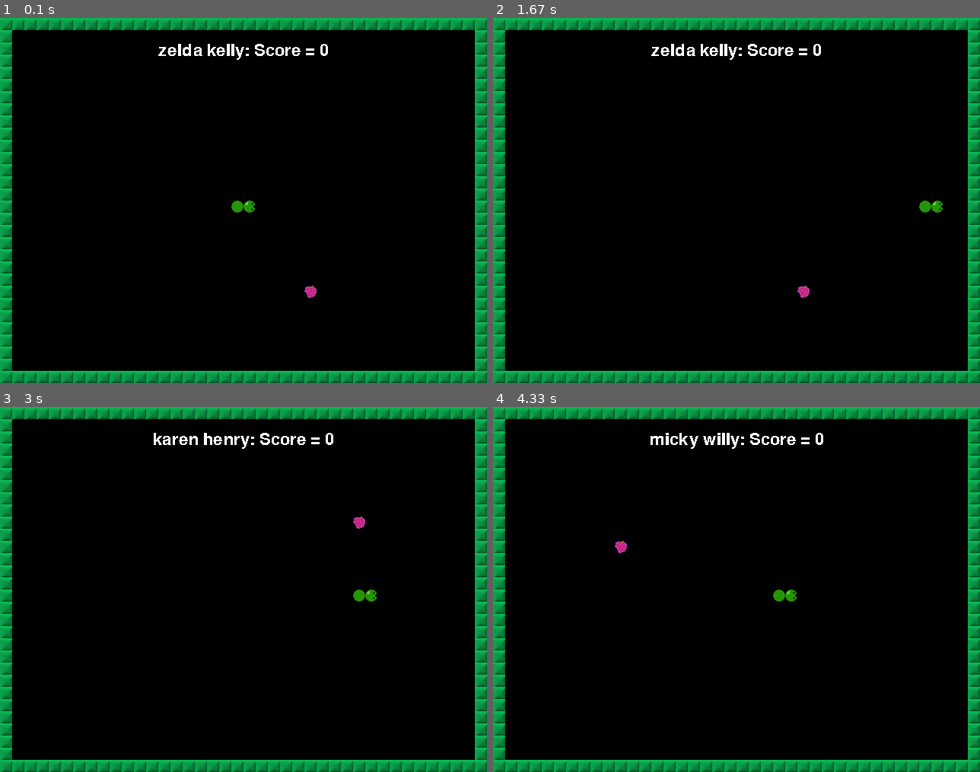
Above: before the commit, frames 1-4 (two rows, left to right).
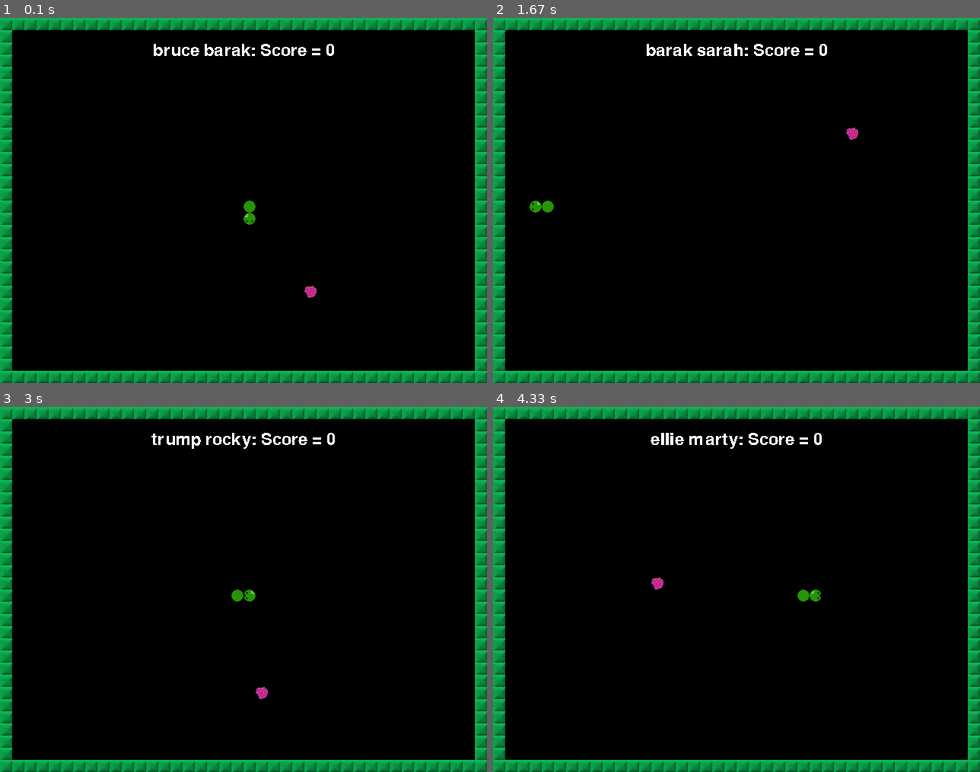
Above: after the commit, the same moments.

Repository: kmarsh729/PythonGamePlayground
Game: pygame game, started from PyGame/Snake/ai_snake.py
Same seed, same stepped clock (60 frames per second), same inputs: the game is played once before the commit and once after it.
Inputs:
- Up to frame 1 (0.1 s): no input
- Up to frame 2 (1.67 s): no input
- Up to frame 3 (3 s): no input
- Up to frame 4 (4.33 s): no input

The runs differ from the first frame. In frame 1, 0.7% of the frame differs, in the area x 31-69%, y 7-57%; in frame 2, 1.0%, in the area x 7-93%, y 7-77%; in frame 3, 0.8%; in frame 4, 0.8%.

Commit message:
Initial GA implemented.

Diff:
--- a/PyGame/Snake/ai_snake.py
+++ b/PyGame/Snake/ai_snake.py
@@ -12,7 +12,7 @@
 gameSurface = pygame.display.set_mode((640, 480))
 font = pygame.font.Font(None, 32)
 currentGeneration = 0
-popSize = 5
+popSize = 1000
 currentPopulation = -1
 
 
@@ -46,10 +46,11 @@
             new_name += name1[i]
         else:
             new_name += name2[i]
+    return new_name
 
 
 class SnakeNN:
-    def __init__(self, weights=[], name='satan'):
+    def __init__(self, weights=[], name = 'satan'):
         self.name = name
         self.num_inputs_nodes = 9
         self.num_hidden_nodes = 12
@@ -118,6 +119,23 @@
         else:
             return [1 - head_y / 30, head_x / 40, 1 - head_x / 40, body_d / 30, body_l / 40, body_r / 40, food_d / 30,
                     food_l / 40, food_r / 40]
+
+def mateSnakes(snake1,snake2, mutationRate):
+    weights1 = snake1.weights
+    weights2 = snake2.weights
+    new_weights = []
+
+    for i in range(min(len(weights1),len(weights2))):
+        if(np.random.rand() < mutationRate):
+            new_weights.append(np.random.rand())
+        else:
+            if(np.random.rand() < 0.5):
+                new_weights.append(weights1[i])
+            else:
+                new_weights.append(weights2[i])
+
+    return SnakeNN(weights = new_weights, name = mutateNames(snake1.name,snake2.name))
+
 ##########################
 # Data Container Classes #
 ##########################
@@ -133,14 +151,13 @@
         self.lives = 1
         self.isDead = False
         self.blocks = []
-        self.tick = 100
-        self.speed = 100
+        self.tick = 50#100
+        self.speed = 50#100
         self.level = 1
         self.berrycount = 0  # Number berries eaten
         self.segments = 1  # Segments gained upon eating a berry
         self.frame = 0
-        self.snakey = SnakeNN(
-            name=names[np.random.randint(0, len(names))] + ' ' + names[np.random.randint(0, len(names))])
+        self.snakey = snake
 
         bx = np.random.randint(1, 38)
         by = np.random.randint(1, 28)
@@ -148,7 +165,8 @@
         self.berry = Position(bx, by)
         self.blocks.append(Position(20, 15))
         self.blocks.append(Position(19, 15))
-        self.direction = 0  # 0 - right, 1 - left, 2 - up, 3 - down
+        self.direction = np.random.randint(4)  # 0 - right, 1 - left, 2 - up, 3 - down
+
 
 
 def loseLife(gamedata):
@@ -369,7 +387,6 @@
     elif directiondesired == 2 and gamedata.direction != 3:
         gamedata.direction = 2
 
-
     if head.x == gamedata.berry.x and head.y == gamedata.berry.y:
         addSegment(gamedata)
         positionBerry(gamedata)
@@ -397,7 +414,8 @@
 
 gds = []
 for i in range(popSize):
-    gds.append(GameData(SnakeNN()))
+    gds.append(GameData(SnakeNN(
+            name=names[np.random.randint(0, len(names))] + ' ' + names[np.random.randint(0, len(names))])))
 
 print(currentPopulation)
 
@@ -432,22 +450,37 @@
         drawSnake(gameSurface, images['snake'], data)
         drawData(gameSurface, data)
     else:
-        # timer = 600.0
-        # while timer > 0.0:
-        #    print(timer)
-        #    timer -= fpsClock.get_time()
         isPlaying = True
         data = None
         if currentPopulation == popSize - 1:
             print('reached end of population, resetting')
             currentPopulation = 0
             currentGeneration += 1
+
+            maxberries = 0
+            strong = []
+
+            for g in gds:
+                if g.berrycount > maxberries:
+                    maxberries = g.berrycount
+
+            for g in gds:
+                if g.berrycount >= 0.5*maxberries:
+                    strong.append(g)
+
+            if len(strong) > 0.75*popSize:
+                strong = strong[:min(int(0.75*popSize), len(strong))]
+
             gds = []
 
             for i in range(popSize):
-                gds.append(GameData(SnakeNN()))
+                gd1 = np.random.choice(strong)
+                gd2 = np.random.choice(strong)
+                new_snake = mateSnakes(gd1.snakey, gd2.snakey, 0.05)
+
+                gds.append(GameData(new_snake))
             data = gds[currentPopulation]
-            print(currentPopulation)
+            #print(currentPopulation)
 
 
 
@@ -455,7 +488,7 @@
         else:
             currentPopulation += 1
             data = gds[currentPopulation]
-            print(currentPopulation)
+            #print(currentPopulation)
 
     pygame.display.update()
     fpsClock.tick(30)
--- a/PyGame/Snake/names.txt
+++ b/PyGame/Snake/names.txt
@@ -30,3 +30,6 @@
 micky
 helga
 peter
+greta
+alice
+marty
